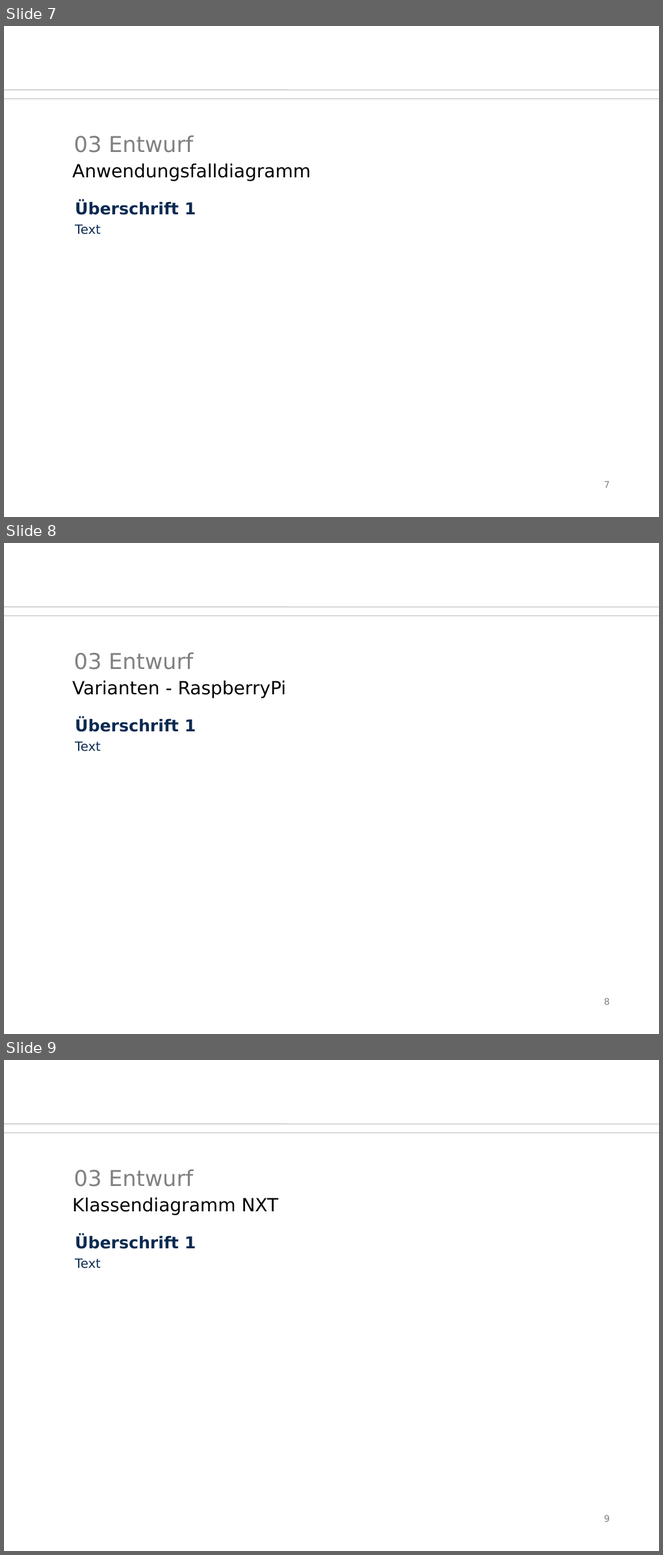
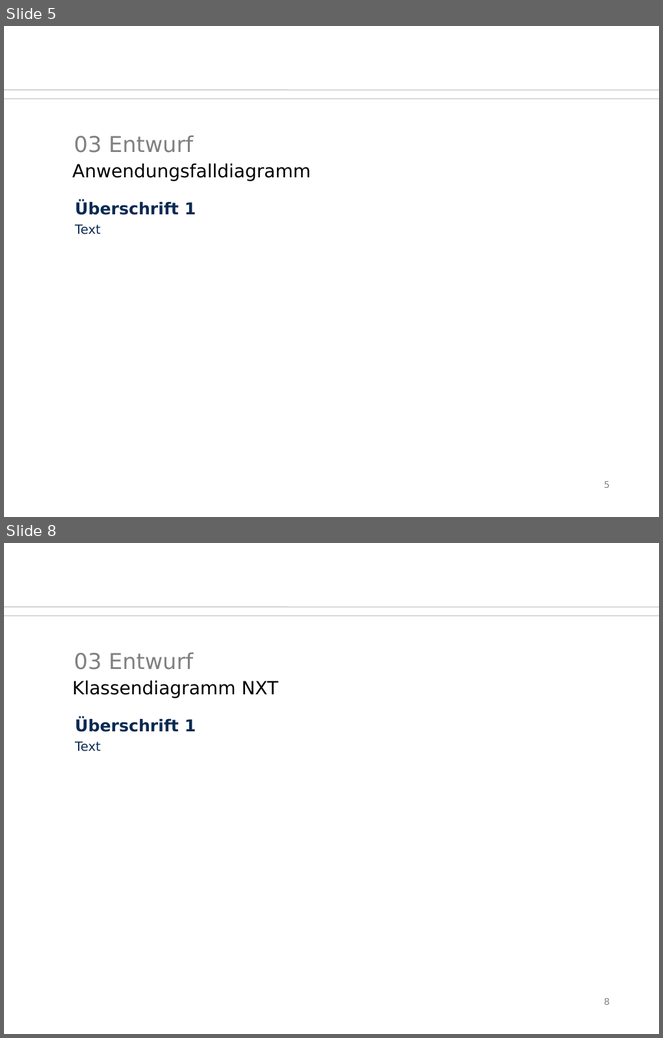
Before and after one commit to SaSteDD/ees_StegStef, a slide deck: präsi/btwf.odp. Shown one above the other, each under a label of ours: slides 7, 8 and 9 before the commit, slides 5 and 8 after it; the slides between them are not shown. The pictures are 663x1555 and 663x1038 pixels, drawn with LibreOffice and Linux fonts; fonts in the diff are those of the drawing; background and template pictures are left out. Boxes give left, top, right and bottom in pixels: in the first picture for what was removed or moved away, otherwise in the second. Text is boxed around its words. In the diff, an @@ line names an element or a change of style, - is before the commit and + after.

```diff
--- a/präsi/btwf.odp
+++ b/präsi/btwf.odp
@@ slide 8 removed at (4, 543, 659, 1034), background #FFFFFF; not listed: 2 template elements that a slide beside it also shows @@
@@ title removed at (74, 652, 193, 670) @@
-03 Entwurf
@@ text removed at (72, 680, 287, 698) @@
-Varianten - RaspberryPi
@@ text removed at (75, 718, 196, 752) @@
-Überschrift 1
-Text
@@ page number removed at (604, 998, 610, 1005) @@
-8
@@ what was slide 7 is now slide 5 @@
@@ page number at (604, 482, 610, 488): text changed @@
-7
+5
@@ what was slide 9 is now slide 8 @@
@@ page number at (604, 998, 610, 1005): text changed @@
-9
+8
```
Also in this commit, not shown: 2 slides changed, 1 other file.
